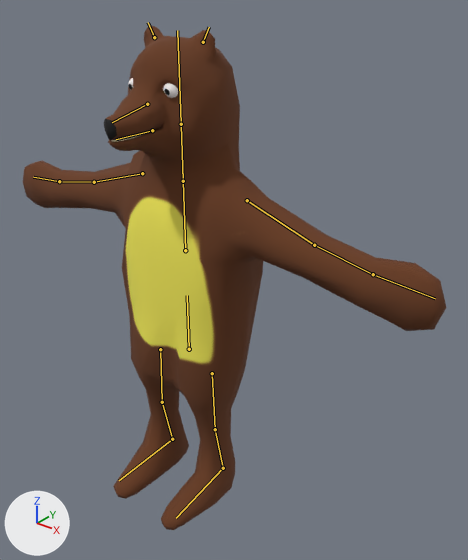
One commit to the FBX model Assets/Models/Medved.fbx: the scene before it, then after it.
The view is the same before and after, from a 50 mm camera at (1.605, -1.704, 2.079) aimed at (0.196, 0.058, 0.988). The lights are fixed; the arrows at lower left show +X, +Y and +Z. The picture after the commit comes second. The bones that change, and the others that lie on the model, are drawn over the model as lines.

In view in the first picture: 'МедведСЗубами'.
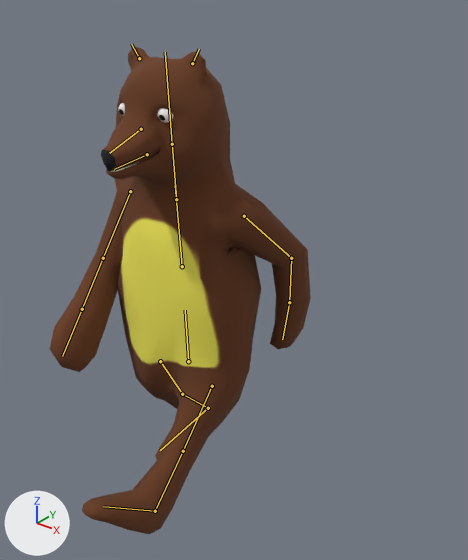
The newer file adds an action. The first version stands in its rest pose; the second is drawn at frame 1 of the action 'МедведРигованный|Run.001'.

Where the change shows, as pixel boxes (x1, y1, x2, y2) in the pictures (468 x 560 px):
```json
{"object": "МедведСЗубами", "change": "posed", "before": [23, 26, 446, 530], "after": [50, 47, 311, 534], "on screen": "38% narrower"}
{"bone": "Bone", "before": "(189, 349) to (187, 295)", "after": "(188, 361) to (185, 310)"}
{"bone": "Bone.001", "before": "(185, 250) to (182, 166)", "after": "(182, 266) to (175, 185)"}
{"bone": "Bone.005.L", "before": "(247, 200) to (314, 245)", "after": "(244, 216) to (291, 258)"}
{"bone": "Bone.006.L", "before": "(314, 245) to (373, 274)", "after": "(291, 258) to (289, 302)"}
{"bone": "Bone.007.L", "before": "(373, 274) to (435, 298)", "after": "(289, 302) to (282, 339)"}
{"bone": "Bone.005.R", "before": "(142, 173) to (94, 182)", "after": "(130, 191) to (103, 258)"}
{"bone": "Bone.006.R", "before": "(94, 182) to (59, 181)", "after": "(103, 258) to (82, 309)"}
{"bone": "Bone.007.R", "before": "(59, 181) to (33, 177)", "after": "(82, 309) to (62, 356)"}
{"bone": "Bone.008.L", "before": "(212, 373) to (215, 429)", "after": "(212, 386) to (183, 451)"}
{"bone": "Bone.009.L", "before": "(215, 429) to (223, 468)", "after": "(183, 451) to (155, 511)"}
{"bone": "Bone.010.L", "before": "(223, 468) to (176, 518)", "after": "(155, 511) to (103, 506)"}
{"bone": "Bone.008.R", "before": "(160, 349) to (162, 402)", "after": "(160, 361) to (182, 394)"}
{"bone": "Bone.009.R", "before": "(162, 402) to (172, 439)", "after": "(182, 394) to (208, 408)"}
{"bone": "Bone.010.R", "before": "(172, 439) to (119, 480)", "after": "(208, 408) to (160, 450)"}
```

Scene script edits in JSON lines:
```json
{"block": "bone_bone", "where": "bone_bone = bpy.data.objects['МедведРигованный'].pose.bones['Bone']"}
{"op": "set", "path": "bone_bone.location", "old": "(0.0, 0.0, 0.0)", "new": "(0.0, -0.06, 0.004)"}
{"op": "set", "path": "bone_bone.rotation_quaternion", "old": "(1.0, 0.0, 0.0, 0.0)", "new": "(1.0, 0.021, 0.0, 0.0)", "note": "degrees (0, 0, 0) -> degrees (2, 0, 0)"}
{"block": "bone_bone_001", "where": "bone_bone_001 = bpy.data.objects['МедведРигованный'].pose.bones['Bone.001']  # child of 'Bone'"}
{"op": "set", "path": "bone_bone_001.rotation_quaternion", "old": "(1.0, 0.0, 0.0, 0.0)", "new": "(0.998, 0.011, 0.057, -0.003)", "note": "degrees (0, 0, 0) -> degrees (1, 6, 0)"}
{"block": "bone_bone_005_l", "where": "bone_bone_005_l = bpy.data.objects['МедведРигованный'].pose.bones['Bone.005.L']  # child of 'Bone.001'"}
{"op": "set", "path": "bone_bone_005_l.rotation_quaternion", "old": "(1.0, 0.0, 0.0, 0.0)", "new": "(0.802, -0.193, 0.326, -0.461)", "note": "degrees (0, 0, 0) -> degrees (-41, 20, -67)"}
{"block": "bone_bone_006_l", "where": "bone_bone_006_l = bpy.data.objects['МедведРигованный'].pose.bones['Bone.006.L']  # child of 'Bone.005.L'"}
{"op": "set", "path": "bone_bone_006_l.rotation_quaternion", "old": "(1.0, 0.0, 0.0, 0.0)", "new": "(0.825, 0.35, 0.443, -0.025)", "note": "degrees (0, 0, 0) -> degrees (57, 48, 24)"}
{"block": "bone_bone_007_l", "where": "bone_bone_007_l = bpy.data.objects['МедведРигованный'].pose.bones['Bone.007.L']  # child of 'Bone.006.L'"}
{"op": "set", "path": "bone_bone_007_l.rotation_quaternion", "old": "(1.0, 0.0, 0.0, 0.0)", "new": "(0.996, 0.093, 0.012, 0.009)", "note": "degrees (0, 0, 0) -> degrees (11, 1, 1)"}
{"block": "bone_bone_005_r", "where": "bone_bone_005_r = bpy.data.objects['МедведРигованный'].pose.bones['Bone.005.R']  # child of 'Bone.001'"}
{"op": "set", "path": "bone_bone_005_r.rotation_quaternion", "old": "(1.0, 0.0, 0.0, 0.0)", "new": "(0.886, 0.165, 0.037, 0.431)", "note": "degrees (0, 0, 0) -> degrees (19, -4, 51)"}
{"block": "bone_bone_006_r", "where": "bone_bone_006_r = bpy.data.objects['МедведРигованный'].pose.bones['Bone.006.R']  # child of 'Bone.005.R'"}
{"op": "set", "path": "bone_bone_006_r.rotation_quaternion", "old": "(1.0, 0.0, 0.0, 0.0)", "new": "(0.825, 0.35, -0.443, 0.025)", "note": "degrees (0, 0, 0) -> degrees (57, -48, -24)"}
{"block": "bone_bone_007_r", "where": "bone_bone_007_r = bpy.data.objects['МедведРигованный'].pose.bones['Bone.007.R']  # child of 'Bone.006.R'"}
{"op": "set", "path": "bone_bone_007_r.rotation_quaternion", "old": "(1.0, 0.0, 0.0, 0.0)", "new": "(0.996, 0.093, -0.012, -0.009)", "note": "degrees (0, 0, 0) -> degrees (11, -1, -1)"}
{"block": "bone_bone_008_l", "where": "bone_bone_008_l = bpy.data.objects['МедведРигованный'].pose.bones['Bone.008.L']  # child of 'Bone'"}
{"op": "set", "path": "bone_bone_008_l.rotation_quaternion", "old": "(1.0, 0.0, 0.0, 0.0)", "new": "(0.913, 0.408, -0.002, 0.015)", "note": "degrees (0, 0, 0) -> degrees (48, -1, 1)"}
{"block": "bone_bone_009_l", "where": "bone_bone_009_l = bpy.data.objects['МедведРигованный'].pose.bones['Bone.009.L']  # child of 'Bone.008.L'"}
{"op": "set", "path": "bone_bone_009_l.rotation_quaternion", "old": "(1.0, 0.0, 0.0, 0.0)", "new": "(0.996, 0.091, 0.001, 0.004)", "note": "degrees (0, 0, 0) -> degrees (10, 0, 0)"}
{"block": "bone_bone_010_l", "where": "bone_bone_010_l = bpy.data.objects['МедведРигованный'].pose.bones['Bone.010.L']  # child of 'Bone.009.L'"}
{"op": "set", "path": "bone_bone_010_l.rotation_quaternion", "old": "(1.0, 0.0, 0.0, 0.0)", "new": "(0.997, -0.074, 0.0, -0.033)", "note": "degrees (0, 0, 0) -> degrees (-8, 0, -4)"}
{"block": "bone_bone_008_r", "where": "bone_bone_008_r = bpy.data.objects['МедведРигованный'].pose.bones['Bone.008.R']  # child of 'Bone'"}
{"op": "set", "path": "bone_bone_008_r.rotation_quaternion", "old": "(1.0, 0.0, 0.0, 0.0)", "new": "(0.975, -0.22, 0.002, 0.004)", "note": "degrees (0, 0, 0) -> degrees (-25, 0, 0)"}
{"block": "bone_bone_009_r", "where": "bone_bone_009_r = bpy.data.objects['МедведРигованный'].pose.bones['Bone.009.R']  # child of 'Bone.008.R'"}
{"op": "set", "path": "bone_bone_009_r.rotation_quaternion", "old": "(1.0, 0.0, 0.0, 0.0)", "new": "(0.999, -0.032, 0.003, 0.001)", "note": "degrees (0, 0, 0) -> degrees (-4, 0, 0)"}
{"block": "bone_bone_010_r", "where": "bone_bone_010_r = bpy.data.objects['МедведРигованный'].pose.bones['Bone.010.R']  # child of 'Bone.009.R'"}
{"op": "set", "path": "bone_bone_010_r.rotation_quaternion", "old": "(1.0, 0.0, 0.0, 0.0)", "new": "(0.976, 0.197, 0.005, -0.088)", "note": "degrees (0, 0, 0) -> degrees (23, 3, -10)"}
```
